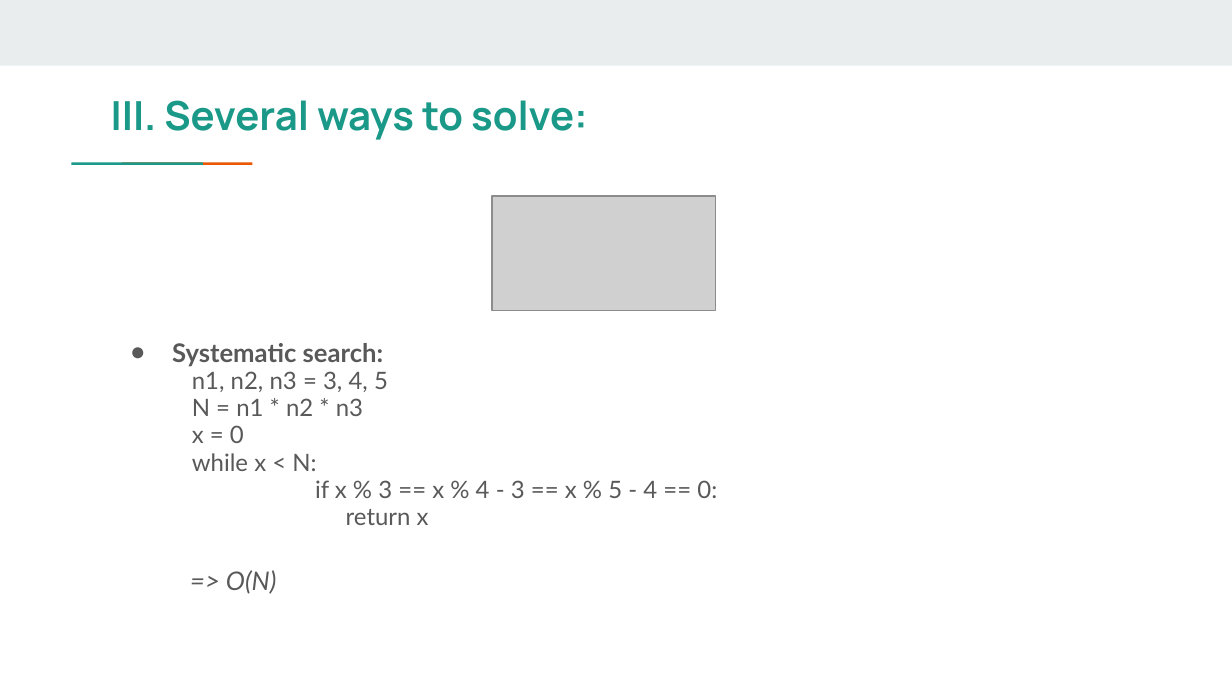
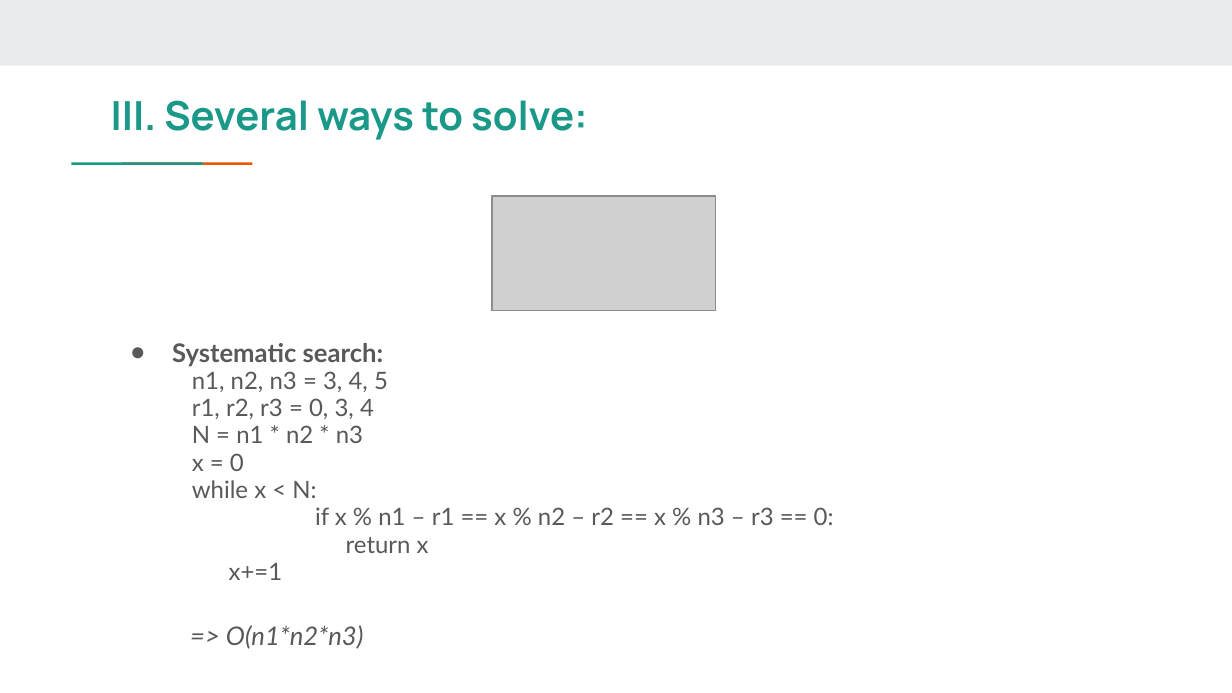
Before and after one commit to hungvm2/advanced_english_ds, a slide deck: slide 9 of Presentation slide (1).pptx. Drawn at 1232x693 pixels with LibreOffice and Linux fonts; fonts in the diff are those of the drawing; grey boxes stand for pictures. Boxes give left, top, right and bottom in pixels: in the first picture for what was removed or moved away, otherwise in the second. Text is boxed around its words. In the diff, an @@ line names an element or a change of style, - is before the commit and + after.

```diff
--- a/Presentation slide (1).pptx
+++ b/Presentation slide (1).pptx
@@ text at (192,398,374,419): paragraph added @@
+  r1, r2, r3 = 0, 3, 4
@@ text at (315,507,834,525): text changed @@
-  if x % 3 == x % 4 - 3 == x % 5 - 4 == 0:
+  if x % n1 – r1 == x % n2 – r2 == x % n3 – r3 == 0:
@@ text at (226,563,364,649): text changed @@
-=> O(N)
+  x+=1
+=> O(n1*n2*n3)
```
Also in this commit, not shown: 3 other slides changed, 1 slide added.
